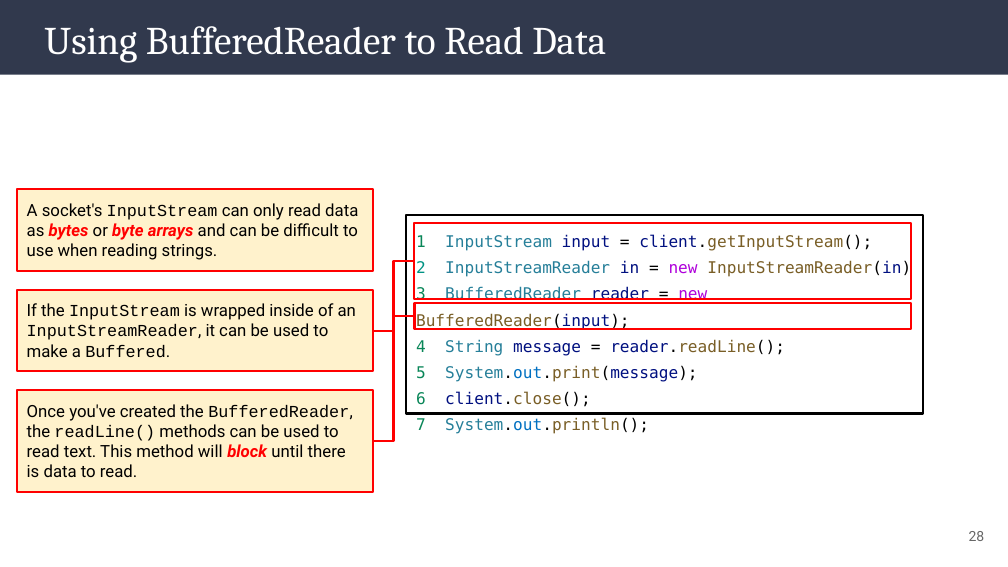
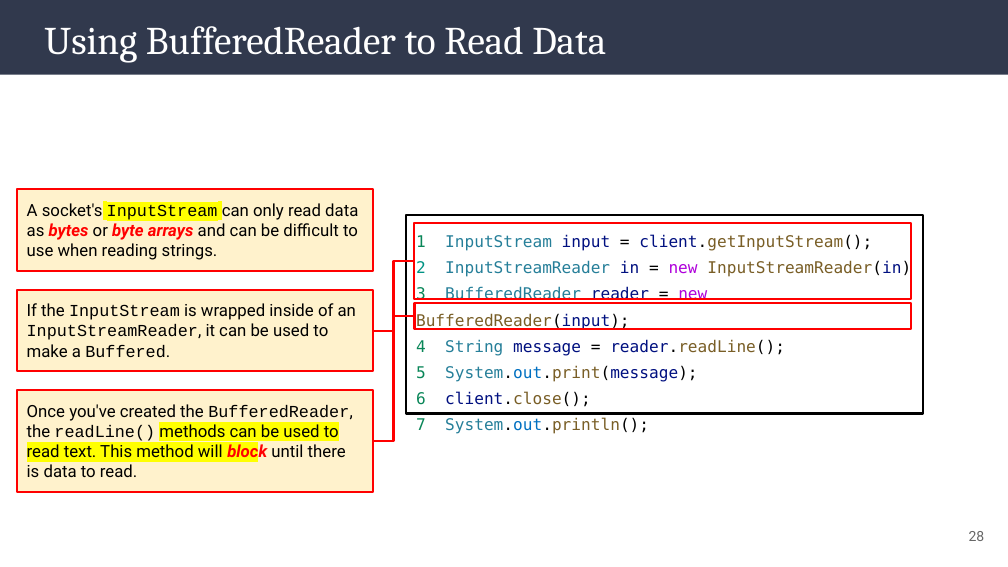
Before and after one commit to alam-tanweer/DailyFolder, a slide deck: slide 28 of CourseContent/Unit 09_ Networking 1/tanweer/09_ Networking I_ta.pptx. Drawn at 1008x567 pixels with LibreOffice and Linux fonts; fonts in the diff are those of the drawing. Boxes give left, top, right and bottom in pixels: in the first picture for what was removed or moved away, otherwise in the second. Text is boxed around its words. In the diff, an @@ line names an element or a change of style, - is before the commit and + after.

```diff
--- a/CourseContent/Unit 09_ Networking 1/tanweer/09_ Networking I_ta.pptx
+++ b/CourseContent/Unit 09_ Networking 1/tanweer/09_ Networking I_ta.pptx
@@ rectangle "A socket's InputStream can only ..." at box(16, 190, 372, 271): highlight none to #FFFF00 in "InputStream" @@
@@ rectangle "Once you've created the BufferedReader, ..." at box(16, 390, 372, 492): highlight none to #FFFF00 in "methods can be used to read text. ..." @@
```
Also in this commit, not shown: 6 other slides changed, 17 other files.
